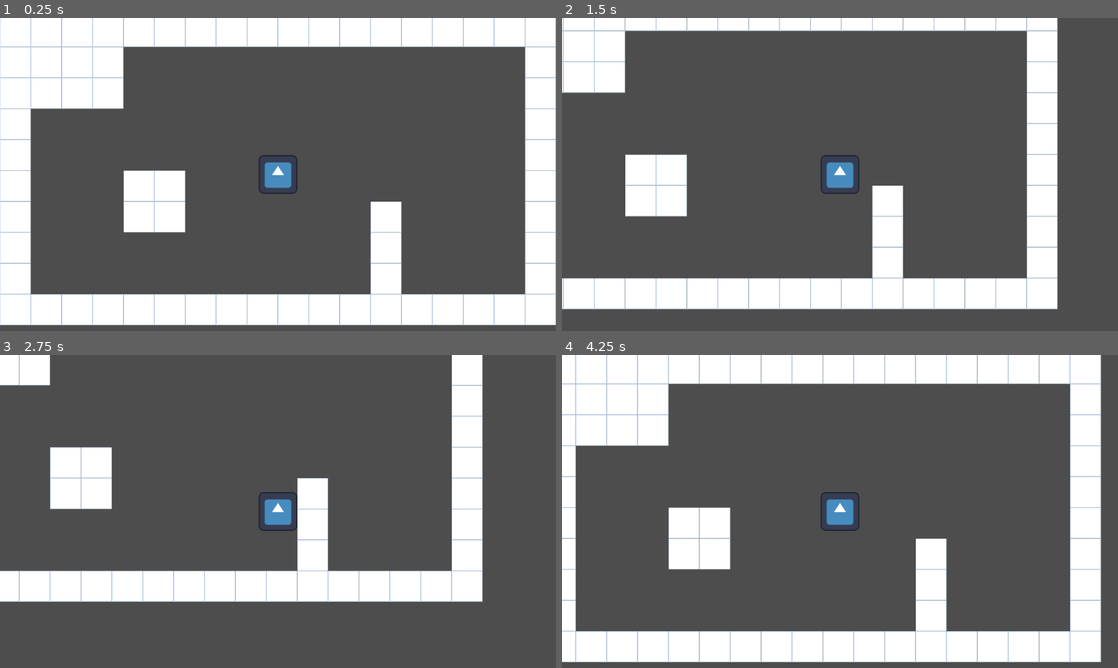
Above: before the commit, frames 1-4 (two rows, left to right).
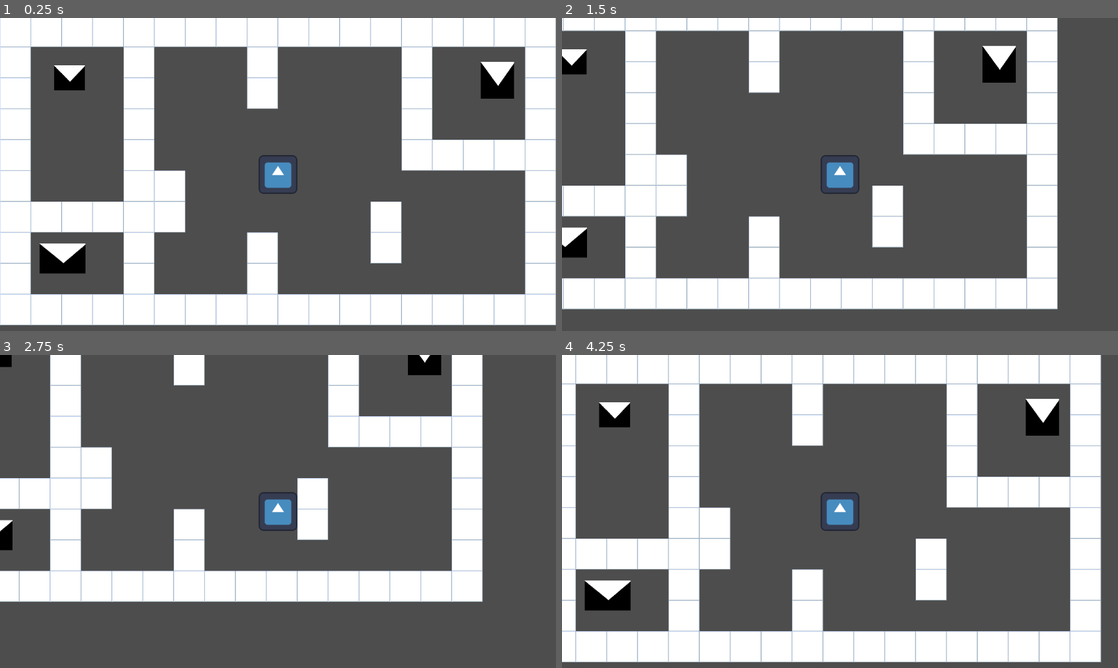
Above: after the commit, the same moments.

Repository: youssefevan/kickoff-jam-fall-2023
Game: Godot game, scene res://scenes/world.tscn
The game is run twice, just before and just after one commit, with the same random seed, the same clock (stepped at 60 frames per second) and the same inputs. The engine's default icon, where the game draws it, is replaced by a stand-in: a white triangle on a blue panel in a dark square.
Inputs:
- Up to frame 1 (0.25 s): no input
- Up to frame 2 (1.5 s): tap Enter at 0.5 s; hold D (right) 0.53-1.28 s; hold S (down) from 1.28 s (still down)
- Up to frame 3 (2.75 s): release S (down) at 2.03 s; hold D (right) from 2.03 s (still down)
- Up to frame 4 (4.25 s): tap Space at 2.75 s; release D (right) at 2.78 s; hold W (up) 2.78-3.53 s; hold A (left) from 3.53 s (still down)

The runs differ from the first frame. In frame 1, 16% of the frame differs, in the area x 5-95%, y 9-89%; in frame 2, 14%; in frame 3, 11%; in frame 4, 16%, in the area x 2-92%, y 9-89%.

Commit message:
adding arrow keys for movement
added so character uses arrow keys and wasd. also added different layout

Diff:
--- a/KickoffJamFall2023/project.godot
+++ b/KickoffJamFall2023/project.godot
@@ -23,21 +23,25 @@
 
 up={
 "deadzone": 0.5,
-"events": [Object(InputEventKey,"resource_local_to_scene":false,"resource_name":"","device":-1,"window_id":0,"alt_pressed":false,"shift_pressed":false,"ctrl_pressed":false,"meta_pressed":false,"pressed":false,"keycode":0,"physical_keycode":87,"key_label":0,"unicode":119,"echo":false,"script":null)
+"events": [Object(InputEventKey,"resource_local_to_scene":false,"resource_name":"","device":-1,"window_id":0,"alt_pressed":false,"shift_pressed":false,"ctrl_pressed":false,"meta_pressed":false,"pressed":false,"keycode":87,"physical_keycode":87,"key_label":87,"unicode":119,"echo":false,"script":null)
+, null, Object(InputEventKey,"resource_local_to_scene":false,"resource_name":"","device":0,"window_id":0,"alt_pressed":false,"shift_pressed":false,"ctrl_pressed":false,"meta_pressed":false,"pressed":false,"keycode":0,"physical_keycode":4194320,"key_label":0,"unicode":0,"echo":false,"script":null)
 ]
 }
 down={
 "deadzone": 0.5,
 "events": [Object(InputEventKey,"resource_local_to_scene":false,"resource_name":"","device":-1,"window_id":0,"alt_pressed":false,"shift_pressed":false,"ctrl_pressed":false,"meta_pressed":false,"pressed":false,"keycode":0,"physical_keycode":83,"key_label":0,"unicode":115,"echo":false,"script":null)
+, Object(InputEventKey,"resource_local_to_scene":false,"resource_name":"","device":-1,"window_id":0,"alt_pressed":false,"shift_pressed":false,"ctrl_pressed":false,"meta_pressed":false,"pressed":false,"keycode":0,"physical_keycode":4194322,"key_label":0,"unicode":0,"echo":false,"script":null)
 ]
 }
 left={
 "deadzone": 0.5,
 "events": [Object(InputEventKey,"resource_local_to_scene":false,"resource_name":"","device":-1,"window_id":0,"alt_pressed":false,"shift_pressed":false,"ctrl_pressed":false,"meta_pressed":false,"pressed":false,"keycode":0,"physical_keycode":65,"key_label":0,"unicode":97,"echo":false,"script":null)
+, Object(InputEventKey,"resource_local_to_scene":false,"resource_name":"","device":-1,"window_id":0,"alt_pressed":false,"shift_pressed":false,"ctrl_pressed":false,"meta_pressed":false,"pressed":false,"keycode":0,"physical_keycode":4194319,"key_label":0,"unicode":0,"echo":false,"script":null)
 ]
 }
 right={
 "deadzone": 0.5,
 "events": [Object(InputEventKey,"resource_local_to_scene":false,"resource_name":"","device":-1,"window_id":0,"alt_pressed":false,"shift_pressed":false,"ctrl_pressed":false,"meta_pressed":false,"pressed":false,"keycode":0,"physical_keycode":68,"key_label":0,"unicode":100,"echo":false,"script":null)
+, Object(InputEventKey,"resource_local_to_scene":false,"resource_name":"","device":-1,"window_id":0,"alt_pressed":false,"shift_pressed":false,"ctrl_pressed":false,"meta_pressed":false,"pressed":false,"keycode":0,"physical_keycode":4194321,"key_label":0,"unicode":0,"echo":false,"script":null)
 ]
 }
--- a/KickoffJamFall2023/scenes/world.tscn
+++ b/KickoffJamFall2023/scenes/world.tscn
@@ -1,7 +1,8 @@
-[gd_scene load_steps=5 format=3 uid="uid://ddx8mhbfwxjy6"]
+[gd_scene load_steps=6 format=3 uid="uid://ddx8mhbfwxjy6"]
 
 [ext_resource type="PackedScene" uid="uid://gqc7ndgtwudu" path="res://scenes/player.tscn" id="1_ddq72"]
 [ext_resource type="Texture2D" uid="uid://d0mdlraiwla7v" path="res://sprites/tile.png" id="2_wrosx"]
+[ext_resource type="Texture2D" uid="uid://bjt0gxo06ti3w" path="res://sprites/cone.png" id="3_x72pk"]
 
 [sub_resource type="TileSetAtlasSource" id="TileSetAtlasSource_ih2n8"]
 texture = ExtResource("2_wrosx")
@@ -24,6 +25,21 @@
 [node name="TileMap" type="TileMap" parent="."]
 tile_set = SubResource("TileSet_c3h2h")
 format = 2
-layer_0/tile_data = PackedInt32Array(0, 0, 0, 65536, 0, 0, 1 …(609 unchanged characters)… 0, 1, 0, 0, 393228, 0, 0, 458764, 0, 0, 524300, 0, 0, 393220, 0, 0, 393221, 0, 0, 327685, 0, 0, 327684, 0, 0, 65539, 0, 0, 131075, 0, 0, 131074, 0, 0, 65538, 0, 0, 131073, 0, 0, 65537, 0, 0)
+layer_0/tile_data = PackedInt32Array(0, 0, 0, 65536, 0, 0, 1 …(609 unchanged characters)… 0, 1, 0, 0, 393228, 0, 0, 458764, 0, 0, 393220, 0, 0, 393221, 0, 0, 327685, 0, 0, 327684, 0, 0, 65549, 0, 0, 131085, 0, 0, 196621, 0, 0, 262157, 0, 0, 262158, 0, 0, 262159, 0, 0, 262160, 0, 0, 393219, 0, 0, 393218, 0, 0, 393217, 0, 0, 458756, 0, 0, 524292, 0, 0, 524296, 0, 0, 458760, 0, 0, 131080, 0, 0, 65544, 0, 0, 262148, 0, 0, 196612, 0, 0, 131076, 0, 0, 65540, 0, 0)
+
+[node name="Cone" type="Sprite2D" parent="."]
+position = Vector2(1031, 133)
+scale = Vector2(0.539063, 0.59375)
+texture = ExtResource("3_x72pk")
+
+[node name="Cone2" type="Sprite2D" parent="."]
+position = Vector2(130, 502)
+scale = Vector2(0.742188, 0.484375)
+texture = ExtResource("3_x72pk")
+
+[node name="Cone3" type="Sprite2D" parent="."]
+position = Vector2(144, 128)
+scale = Vector2(0.5, 0.40625)
+texture = ExtResource("3_x72pk")
 
 [connection signal="mouse_exited" from="Player" to="Player" method="_on_mouse_exited"]
